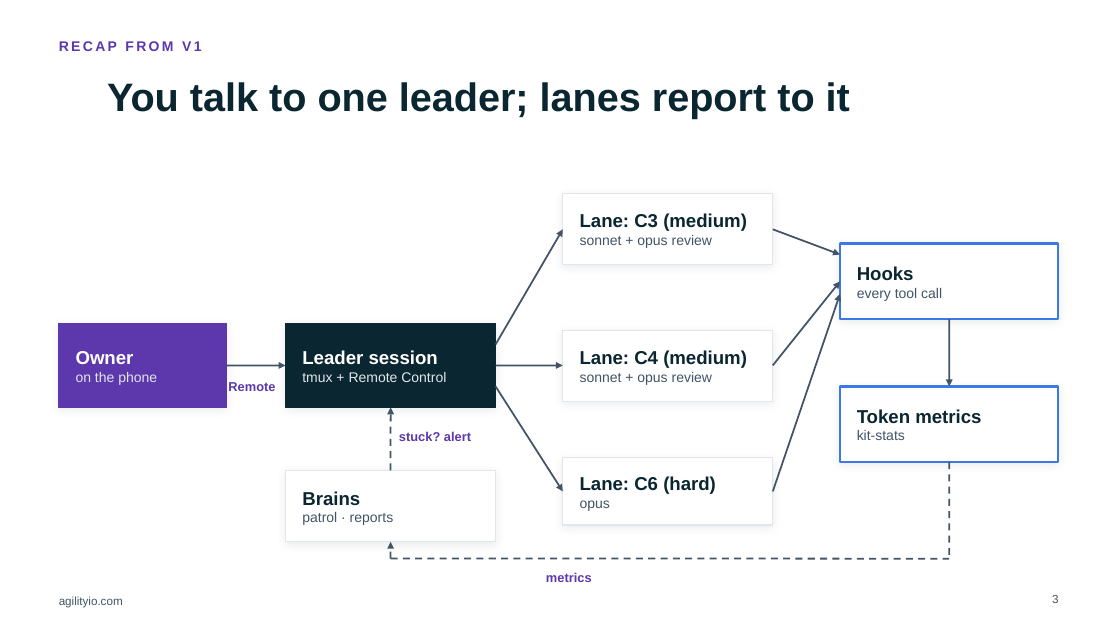
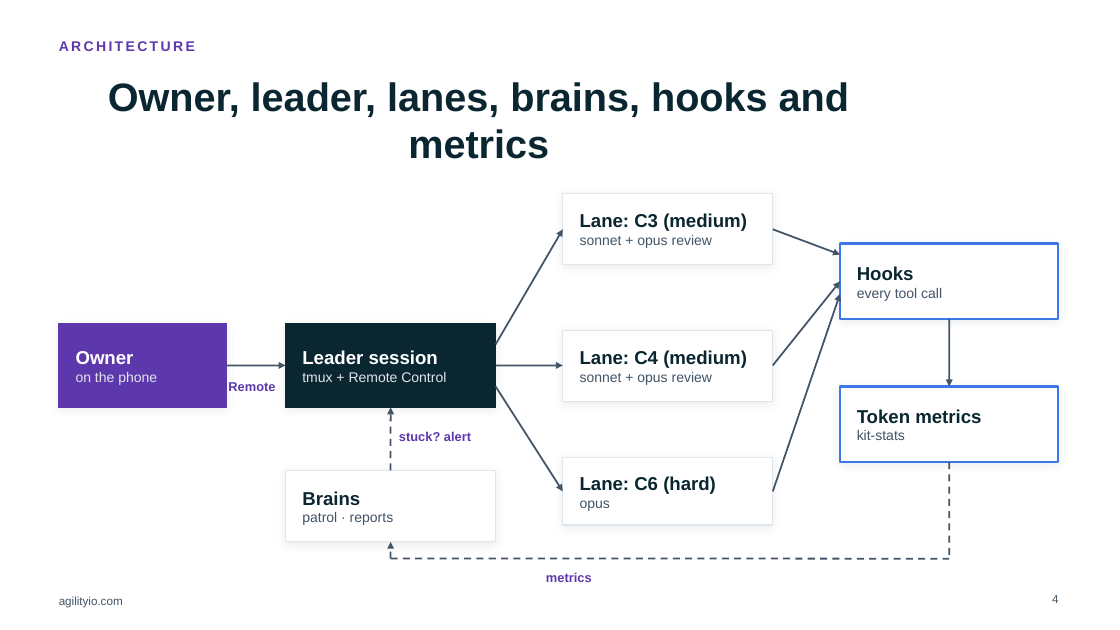
Before and after one commit to trungungtoan-agilityio/AgiAgentKit, a slide deck: slide 4 of docs/talk/v2/Session-Superadvisor-V2-AgilityIO.pptx (slide 3 before the commit). Drawn at 1120x630 pixels with LibreOffice and Linux fonts; fonts in the diff are those of the drawing; background and template pictures are left out. Boxes give left, top, right and bottom in pixels: in the first picture for what was removed or moved away, otherwise in the second. Text is boxed around its words. In the diff, an @@ line names an element or a change of style, - is before the commit and + after.

```diff
--- a/docs/talk/v2/Session-Superadvisor-V2-AgilityIO.pptx
+++ b/docs/talk/v2/Session-Superadvisor-V2-AgilityIO.pptx
@@ text at <box>59,41,195,51</box>: text changed @@
-RECAP FROM V1
+ARCHITECTURE
@@ title at <box>108,82,849,159</box>: text changed @@
-You talk to one leader; lanes report to it
+Owner, leader, lanes, brains, hooks and metrics
@@ page number at <box>1052,595,1058,603</box>: text changed @@
-3
+4
```
Also in this commit, not shown: 11 other slides changed, 7 slides added, 2 slides removed, 11 other files.
